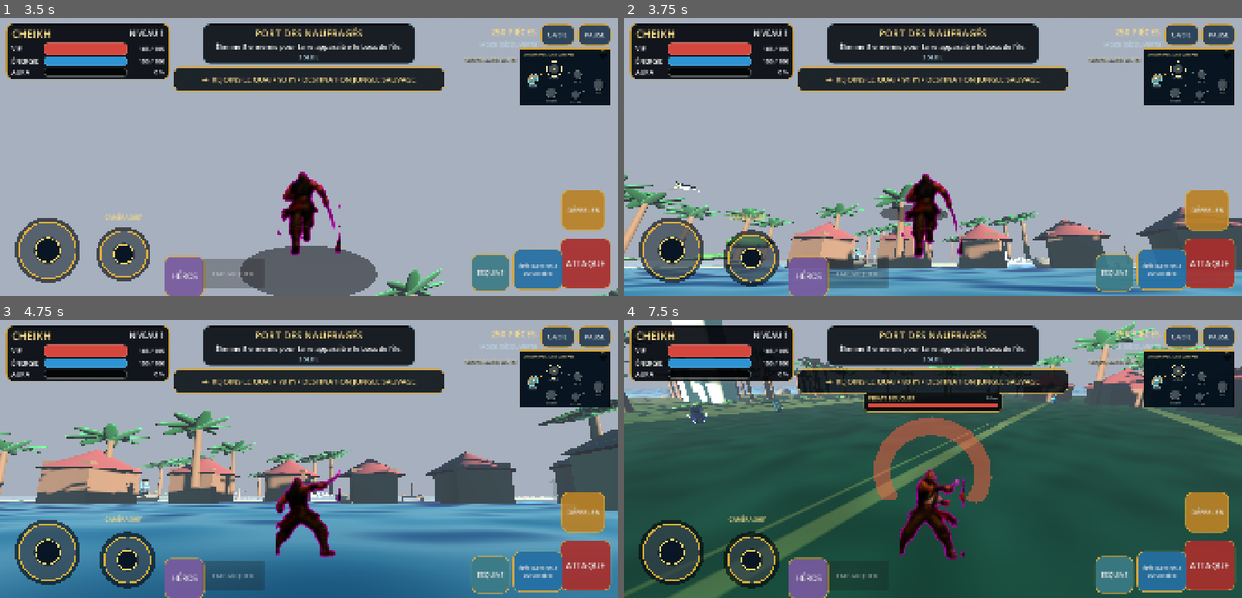
Above: before the commit, frames 1-4 (two rows, left to right).
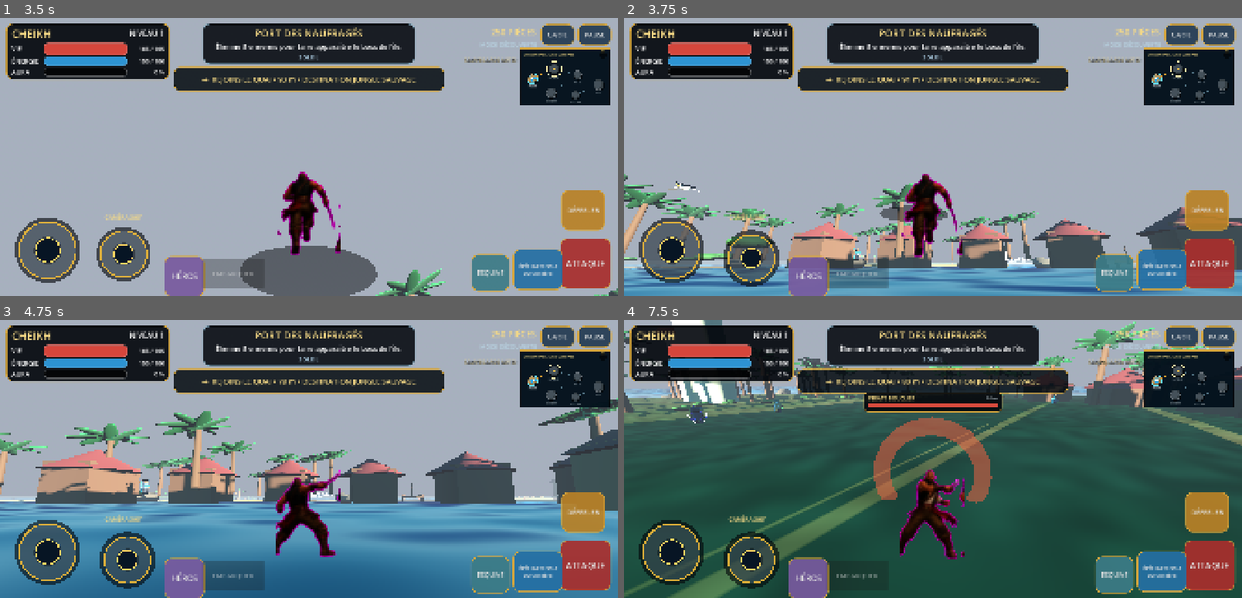
Above: after the commit, the same moments.

Repository: Chasmet/Chk-pirate-warrior-
Game: Godot game, scene res://scenes/main.tscn
Two runs of this game, one before a commit and one after it. Both use one fixed random seed, a clock stepped at 60 frames per second and the inputs below.
Inputs (mouse positions are in pixels of both pictures, inside the frame that each line leads up to):
- Up to frame 1 (3.5 s): click (123, 84) at 0.52 s; click "COMMENCER" at 1.25 s; drag from (414, 193) to (370, 95) at 2.02 s; drag from (49, 251) to (278, 212) at 2.77 s
- Up to frame 2 (3.75 s): move the mouse to (753, 257) at 3.52 s; hold D (move_right) from 3.53 s (still down); tap Shift (dodge) at 3.6 s; click (753, 257) at 3.67 s
- Up to frame 3 (4.75 s): release D (move_right) at 4.25 s; drag from (278, 514) to (123, 417) at 4.27 s
- Up to frame 4 (7.5 s): move the mouse to (1118, 500) at 5.02 s; hold A (move_left) 5.03-5.75 s; tap Space (attack) at 5.1 s; drag from (747, 417) to (840, 389) at 5.77 s; move the mouse to (963, 459) at 6.52 s; hold S (move_back) 6.53-7.25 s; tap Shift (dodge) at 6.6 s; click (963, 459) at 6.67 s; drag from (840, 389) to (809, 472) at 7.27 s

Frame 1 is identical in both runs. In frame 2, less than 0.1% of the frame differs, in the area x 0-83%, y 88-90%; in frame 3, less than 0.1%; in frame 4, 0.3%, in the area x 21-100%, y 28-73%.

Commit message:
feat(graphics): donner plus de relief aux terrains des six îles

Diff:
--- a/godot/shaders/terrain_realistic.gdshader
+++ b/godot/shaders/terrain_realistic.gdshader
@@ -8,8 +8,11 @@
 uniform float detail_scale : hint_range(2.0, 80.0) = 26.0;
 uniform float shore_start : hint_range(0.45, 0.98) = 0.76;
 uniform float wetness : hint_range(0.0, 1.0) = 0.12;
+uniform float surface_relief : hint_range(0.0, 1.5) = 0.62;
+uniform float macro_contrast : hint_range(0.0, 1.5) = 0.72;
 
 varying vec3 world_position;
+varying vec3 world_normal;
 
 float hash21(vec2 p) {
 	p = fract(p * vec2(123.34, 456.21));
@@ -28,26 +31,57 @@
 	return mix(mix(a, b, f.x), mix(c, d, f.x), f.y);
 }
 
+float terrain_pattern(vec2 position) {
+	float large = value_noise(position * 0.52);
+	float medium = value_noise(position * 1.65 + vec2(11.0, 23.0));
+	float small = value_noise(position * 5.4 + vec2(37.0, 5.0));
+	return large * 0.52 + medium * 0.31 + small * 0.17;
+}
+
 void vertex() {
 	world_position = (MODEL_MATRIX * vec4(VERTEX, 1.0)).xyz;
+	world_normal = normalize(MODEL_NORMAL_MATRIX * NORMAL);
 }
 
 void fragment() {
-	float broad = value_noise(world_position.xz * 0.035);
-	float fine = value_noise(world_position.xz * 0.19 + vec2(17.0, 31.0));
-	float micro = value_noise(world_position.xz * 0.72 + vec2(3.0, 9.0));
+	float broad = value_noise(world_position.xz * 0.028);
+	float medium = value_noise(world_position.xz * 0.105 + vec2(17.0, 31.0));
+	float fine = value_noise(world_position.xz * 0.29 + vec2(3.0, 9.0));
+	float micro = value_noise(world_position.xz * 0.86 + vec2(41.0, 13.0));
 	float radius = distance(UV, vec2(0.5)) * 2.0;
 	float shore = smoothstep(shore_start, 1.03, radius);
-	float slope = clamp(1.0 - NORMAL.y, 0.0, 1.0);
-	float rock = smoothstep(0.15, 0.55, slope + (broad - 0.5) * 0.24);
-	vec3 ground = mix(ground_color.rgb, ground_detail.rgb, broad * 0.65 + fine * 0.35);
-	ground *= 0.84 + micro * 0.24;
-	vec3 sand = shore_color.rgb * (0.84 + fine * 0.24);
+	float slope = clamp(1.0 - world_normal.y, 0.0, 1.0);
+	float erosion = terrain_pattern(world_position.xz * 0.08);
+	float rock = smoothstep(0.12, 0.52, slope + (broad - 0.5) * 0.30 + (erosion - 0.5) * 0.18);
+
+	float color_mix = clamp(broad * 0.46 + medium * 0.34 + fine * 0.20, 0.0, 1.0);
+	color_mix = clamp((color_mix - 0.5) * (1.0 + macro_contrast) + 0.5, 0.0, 1.0);
+	vec3 ground = mix(ground_color.rgb, ground_detail.rgb, color_mix);
+	ground *= 0.80 + micro * 0.29;
+	vec3 sand = shore_color.rgb * (0.80 + medium * 0.20 + fine * 0.12);
 	vec3 color = mix(ground, sand, shore);
-	color = mix(color, rock_color.rgb * (0.78 + fine * 0.30), rock);
-	float wet_shore = smoothstep(0.92, 1.02, radius) * wetness;
-	color = mix(color, color * 0.54, wet_shore);
+	color = mix(color, rock_color.rgb * (0.70 + medium * 0.34), rock);
+
+	float wet_shore = smoothstep(0.90, 1.025, radius) * wetness;
+	float wet_patches = smoothstep(0.72, 0.92, broad) * wetness * (1.0 - shore) * 0.28;
+	float wet_mask = clamp(wet_shore + wet_patches, 0.0, 1.0);
+	color = mix(color, color * 0.52, wet_mask);
+
+	float relief_scale = mix(0.24, 0.78, surface_relief);
+	vec2 normal_uv = world_position.xz * 0.34;
+	float center_height = terrain_pattern(normal_uv);
+	float x_height = terrain_pattern(normal_uv + vec2(0.055, 0.0));
+	float z_height = terrain_pattern(normal_uv + vec2(0.0, 0.055));
+	vec3 detail_world_normal = normalize(vec3(
+		(center_height - x_height) * relief_scale,
+		1.0,
+		(center_height - z_height) * relief_scale
+	));
+	detail_world_normal = normalize(mix(world_normal, detail_world_normal, 0.34 * surface_relief * (1.0 - rock * 0.35)));
+	NORMAL = normalize((VIEW_MATRIX * vec4(detail_world_normal, 0.0)).xyz);
+
 	ALBEDO = color;
-	ROUGHNESS = mix(0.90, 0.48, wet_shore);
-	SPECULAR = mix(0.16, 0.62, wet_shore);
+	ROUGHNESS = mix(0.92, 0.43, wet_mask);
+	ROUGHNESS = mix(ROUGHNESS, 0.84, rock);
+	SPECULAR = mix(0.14, 0.66, wet_mask);
 }
